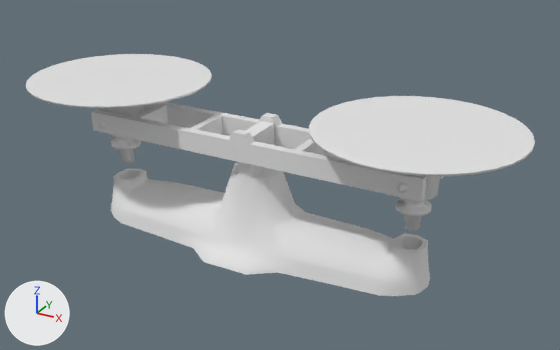
Two versions of the Blender file assets/Models/scales.blend, one commit apart.
One viewpoint serves both versions: a 50 mm camera at (0.435, -0.733, 0.462) aimed at (0.024, 0.013, 0.089). Lighting does not change. The marker at lower left points along +X, +Y and +Z.

The first picture shows 'Scales arm', 'Scales base', 'Scales plate 1', 'Scales plate 2'.
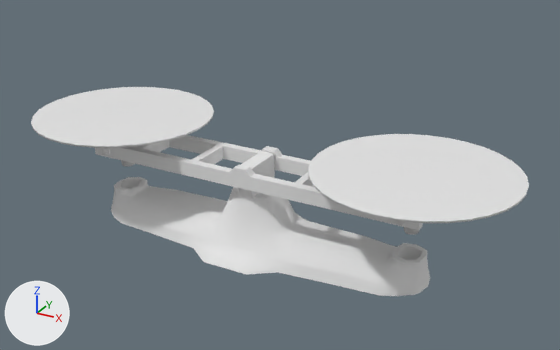
Location of each change, (x1, y1, x2, y2) in pixels of the pictures (560 x 350 px; the box of a moved part takes in the faces that stretch with it):
'Scales plate 1', reshaped (25% shorter): before (309, 96, 535, 231); after (308, 134, 529, 235)
'Scales base', mesh rescaled (17% shorter): before (111, 121, 430, 296); after (111, 151, 430, 296)
'Scales arm', mesh rescaled (7% narrower): before (91, 102, 444, 202); after (95, 135, 423, 230)
'Scales plate 2', reshaped (27% shorter): before (26, 54, 212, 163); after (31, 87, 214, 166)
part 1 of me_cylinder_002, moved or reshaped: before (26, 54, 212, 107); after (31, 87, 214, 146)
part 2 of me_cylinder_002, rebuilt: before (26, 76, 212, 163); after (31, 112, 214, 166)
part 3 of me_cylinder_002, added: after (102, 148, 110, 156)
part 4 of me_cylinder_002, deleted: before (99, 120, 107, 128)
part 5 of me_cylinder, moved or reshaped: before (309, 96, 535, 174); after (308, 134, 529, 221)
part 6 of me_cylinder, rebuilt: before (309, 133, 535, 231); after (308, 171, 529, 235)
part 7 of me_cylinder, deleted: before (397, 182, 408, 193)

Patch to the scene script:
```diff
--- a/assets/Models/scales.blend.py
+++ b/assets/Models/scales.blend.py
@@ me_cylinder_002 @@
 # used by ob_scales_plate_2; location = (0.0, 0.0, 0.0)
-me_cylinder_002.from_pydata(...)  # 451 vertices, 433 faces; spans x -0.312..-0.083, y -0.115..0.115, z 0.067..0.181
+me_cylinder_002.from_pydata(...)  # 322 vertices, 289 faces; spans x -0.311..-0.082, y -0.115..0.115, z 0.063..0.133
+# me_cylinder_002 part 1: the loose piece of 33 vertices spanning x -0.312..-0.083, y -0.115..0.115, z 0.181 is moved by (0.001, 0.0, -0.048)
+# me_cylinder_002 part 2: the loose piece of 384 vertices spanning x -0.312..-0.083, y -0.115..0.115, z 0.067..0.181 is rebuilt with 256 vertices and now spans x -0.311..-0.082, y -0.115..0.115, z 0.063..0.133
+# me_cylinder_002 part 3: a new loose piece of 33 vertices spanning x -0.202..-0.192, y -0.044..0.042, z 0.09..0.1
+# me_cylinder_002 part 4: the loose piece of 34 vertices spanning x -0.203..-0.193, y -0.044..0.044, z 0.127..0.137 is deleted
@@ me_cylinder @@
 # used by ob_scales_plate_1; location = (0.0, 0.0, 0.0)
-me_cylinder.from_pydata(...)  # 451 vertices, 433 faces; spans x 0.082..0.311, y -0.115..0.115, z 0.067..0.181
+me_cylinder.from_pydata(...)  # 322 vertices, 289 faces; spans x 0.082..0.311, y -0.115..0.115, z 0.063..0.133
+# me_cylinder part 5: the loose piece of 33 vertices spanning x 0.082..0.311, y -0.115..0.115, z 0.181 is moved by (0.0, 0.0, -0.048)
+# me_cylinder part 6: the loose piece of 384 vertices spanning x 0.082..0.311, y -0.115..0.115, z 0.067..0.181 is rebuilt with 256 vertices and now spans x 0.082..0.311, y -0.115..0.115, z 0.063..0.133
+# me_cylinder part 7: the loose piece of 34 vertices spanning x 0.192..0.202, y -0.044..0.044, z 0.127..0.137 is deleted
@@ me_cube_001 @@
 me_cube_001.from_pydata(...)  # 104 vertices, 108 faces; spans x -0.217..0.217, y -0.038..0.038, z 0.119..0.154
 # used by ob_scales_arm; location = (0.0, 0.0, 0.0)
+# me_cube_001 part 8: the whole mesh is scaled about its middle by (1, 1, 0.705), then moved by (0.0, 0.0, -0.038)
@@ me_cube @@
 me_cube.from_pydata(...)  # 438 vertices, 436 faces; spans x -0.22..0.22, y -0.077..0.076, z 0.0..0.147
 # used by ob_scales_base; location = (0.0, 0.0, 0.0)
+# me_cube part 9: the whole mesh is scaled about the mesh origin by (1, 1, 0.735)
 me_cube.materials.append(mat_material)
```
